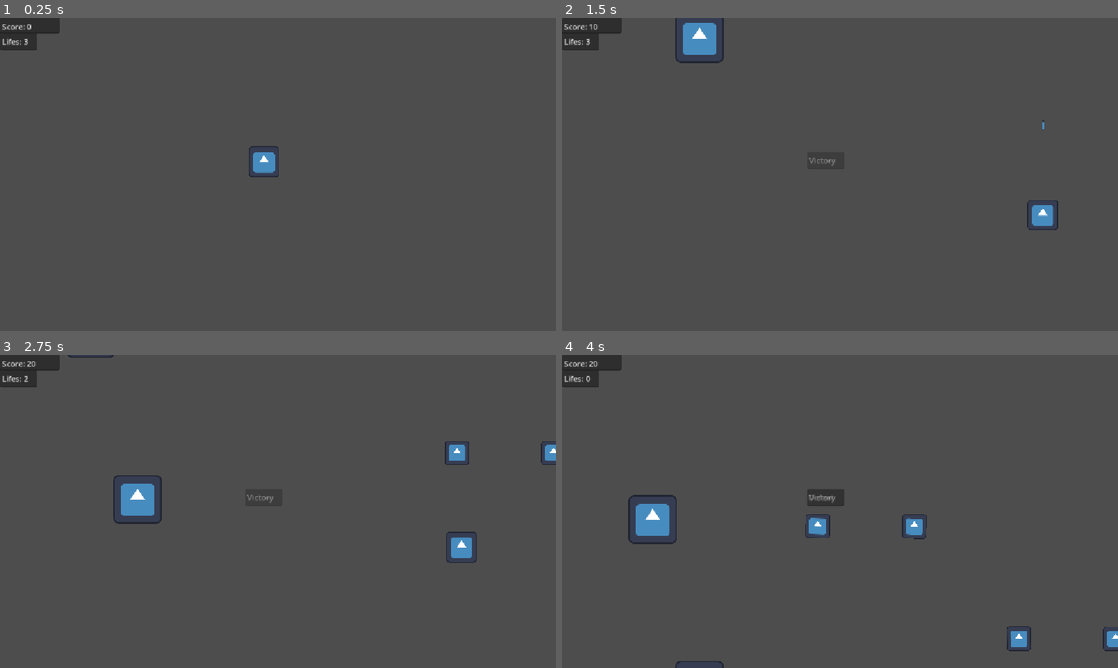
Above: before the commit, frames 1-4 (two rows, left to right).
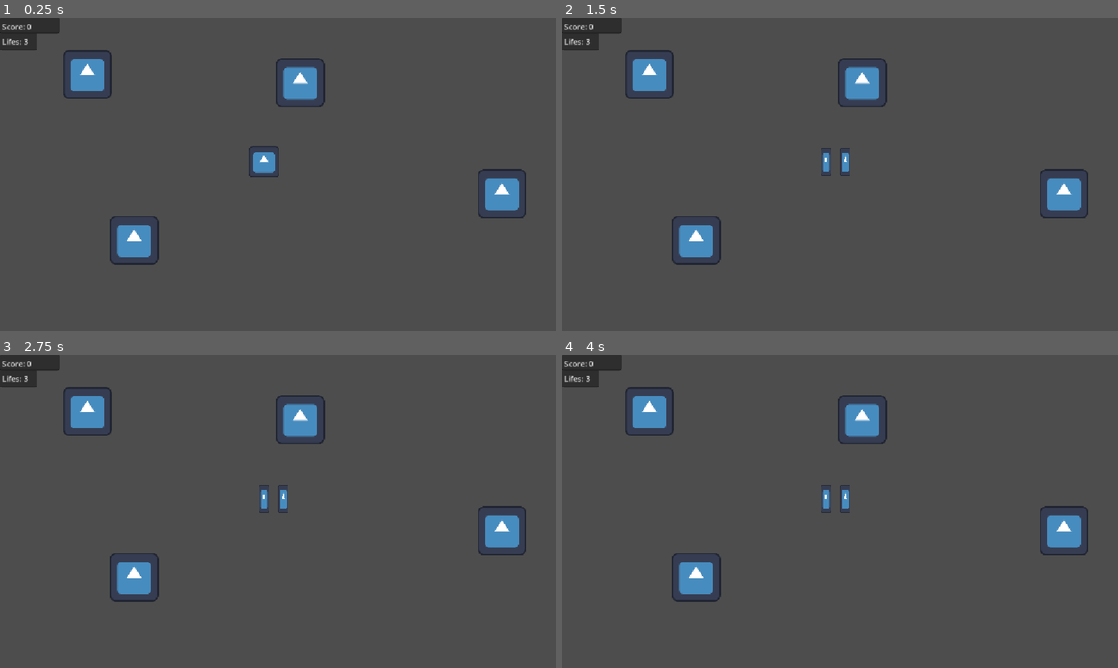
Above: after the commit, the same moments.

Repository: emilioperez-hub/AsteroidGDs
Game: Godot game, scene res://Main scene.tscn
Same seed, same stepped clock (60 frames per second), same inputs: the game is played once before the commit and once after it. The engine's default icon, where the game draws it, is replaced by a stand-in: a white triangle on a blue panel in a dark square.
Inputs:
- Up to frame 1 (0.25 s): no input
- Up to frame 2 (1.5 s): tap Enter at 0.5 s; hold D (Right) 0.53-1.28 s; tap Space (Shoot) at 0.6, 1.35 s; hold S (Down) from 1.28 s (still down)
- Up to frame 3 (2.75 s): release S (Down) at 2.03 s; hold D (Right) from 2.03 s (still down); tap Space (Shoot) at 2.1 s
- Up to frame 4 (4 s): release D (Right) at 2.78 s; hold W (Up) 2.78-3.53 s; tap Space (Shoot) at 2.85, 3.6 s; hold A (Left) from 3.53 s (still down)

The runs differ from the first frame. In frame 1, 3.2% of the frame differs, in the area x 11-95%, y 10-79%; in frame 2, 4.5%; in frame 3, 4.9%; in frame 4, 5.3%, in the area x 4-100%, y 2-100%.
Error after the commit: Invalid assignment of property or key 'linear_velocity' with value of type 'Vector2' on a base object of type 'Node2D'. (res://Ship.gd:69)

Commit message:
ya hay un piercing bullet

Diff:
--- /dev/null
+++ b/A_Bullet.gd
@@ -0,0 +1,32 @@
+@abstract class_name ABullet extends RigidBody2D
+
+@export_subgroup("Bullet Base")
+@export_range(0,5) var life_time : float = 1.5
+@export_range(500,1000) var speed : float = 650
+func _init() -> void:
+	body_entered.connect(handle_asteroid_damage)
+	pass
+# Called when the node enters the scene tree for the first time.
+
+@abstract func on_asteroid_collision(asteroid : A_Asteroid)
+func handle_asteroid_damage(other : RigidBody2D) -> void:
+	if !(other is A_Asteroid): return
+	(other as A_Asteroid).take_dmg()
+	on_asteroid_collision(other as A_Asteroid)
+	pass
+
+# Called every frame. 'delta' is the elapsed time since the previous frame.
+func _process(delta: float) -> void:
+	pass
+
+func _physics_process(delta: float) -> void:
+
+	life_time -= delta
+	if life_time <= 0: queue_free()
+	pass
+
+func dmg_asteroid(other : RigidBody2D) -> void:
+	if !(other is A_Asteroid): return
+	(other as A_Asteroid).take_dmg()
+	queue_free()
+	pass
--- a/Asteroid.tscn
+++ b/Asteroid.tscn
@@ -1,9 +1,9 @@
-[gd_scene format=3 uid="uid://cq8i3i0shgvjj"]
+[gd_scene load_steps=3 format=3 uid="uid://cq8i3i0shgvjj"]
 
 [ext_resource type="Script" uid="uid://ba8bguht4tnk5" path="res://asteroid.gd" id="1_l7pm1"]
 [ext_resource type="Texture2D" uid="uid://dqvvj7sie6oxg" path="res://icon.svg" id="2_n00aa"]
 
-[node name="Asteroid" type="RigidBody2D" unique_id=1443438254]
+[node name="Asteroid" type="RigidBody2D"]
 collision_layer = 4
 collision_mask = 3
 gravity_scale = 0.11
@@ -11,11 +11,11 @@
 max_contacts_reported = 1
 script = ExtResource("1_l7pm1")
 
-[node name="CollisionShape2D" type="CollisionPolygon2D" parent="." unique_id=347172099]
+[node name="CollisionShape2D" type="CollisionPolygon2D" parent="."]
 position = Vector2(14.993319, 22.087284)
 scale = Vector2(7.342618, 6.9779778)
 polygon = PackedVector2Array(-7.489606, -10.044067, 3.5418813, -10.044067, 4.49522, -9.040912, 4.9037933, 2.423727, 3.950455, 3.8568072, -7.489606, 3.8568072, -8.579136, 2.5670352, -8.715327, -9.184219)
 
-[node name="Sprite2D" type="Sprite2D" parent="." unique_id=1019079956]
+[node name="Sprite2D" type="Sprite2D" parent="."]
 scale = Vector2(0.7890625, 0.7890625)
 texture = ExtResource("2_n00aa")
--- a/Bullet.tscn
+++ b/Bullet.tscn
@@ -1,9 +1,9 @@
-[gd_scene format=3 uid="uid://dhy7cwe50334r"]
+[gd_scene load_steps=3 format=3 uid="uid://dhy7cwe50334r"]
 
 [ext_resource type="Script" uid="uid://dwpw2j4c86adf" path="res://bullet.gd" id="1_4s4u5"]
 [ext_resource type="Texture2D" uid="uid://dqvvj7sie6oxg" path="res://icon.svg" id="1_ayd6b"]
 
-[node name="Bullet" type="RigidBody2D" unique_id=621432341]
+[node name="Bullet" type="RigidBody2D"]
 collision_layer = 2
 collision_mask = 4
 gravity_scale = 0.0
@@ -11,10 +11,10 @@
 max_contacts_reported = 1
 script = ExtResource("1_4s4u5")
 
-[node name="CollisionShape2D" type="CollisionPolygon2D" parent="." unique_id=1519039435]
+[node name="CollisionShape2D" type="CollisionPolygon2D" parent="."]
 polygon = PackedVector2Array(-2, -10, 2, -10, 2, 10, -2, 10)
 
-[node name="Sprite2D" type="Sprite2D" parent="." unique_id=662281483]
+[node name="Sprite2D" type="Sprite2D" parent="."]
 position = Vector2(-9.536743e-07, 4.7683716e-07)
 scale = Vector2(0.03710938, 0.16210938)
 texture = ExtResource("1_ayd6b")
--- a/Main scene.tscn
+++ b/Main scene.tscn
@@ -6,43 +6,47 @@
 [ext_resource type="PackedScene" uid="uid://cq8i3i0shgvjj" path="res://Asteroid.tscn" id="4_yui23"]
 [ext_resource type="Script" uid="uid://c3ldpypptwr6l" path="res://UpdateUI.gd" id="5_yui23"]
 
-[node name="Main" type="Node2D" unique_id=1761369529]
+[node name="Main" type="Node2D"]
 script = ExtResource("1_tphip")
 
-[node name="Nave" parent="." unique_id=1707135784 instance=ExtResource("2_7qccc")]
+[node name="Nave" parent="." instance=ExtResource("2_7qccc")]
 position = Vector2(547, 298)
 collision_mask = 253
 
-[node name="Asteroid" parent="." unique_id=1443438254 instance=ExtResource("4_yui23")]
-position = Vector2(1047, -168)
+[node name="Asteroid" parent="." instance=ExtResource("4_yui23")]
+position = Vector2(1040, 364)
 mass = 1000.0
+gravity_scale = 0.0
 
-[node name="Asteroid2" parent="." unique_id=582548673 instance=ExtResource("4_yui23")]
-position = Vector2(285, -72)
+[node name="Asteroid2" parent="." instance=ExtResource("4_yui23")]
+position = Vector2(278, 460)
 mass = 1000.0
+gravity_scale = 0.0
 
-[node name="Asteroid3" parent="." unique_id=1507153879 instance=ExtResource("4_yui23")]
-position = Vector2(629, -398)
+[node name="Asteroid3" parent="." instance=ExtResource("4_yui23")]
+position = Vector2(622, 134)
 mass = 1000.0
+gravity_scale = 0.0
 
-[node name="Asteroid4" parent="." unique_id=903101763 instance=ExtResource("4_yui23")]
-position = Vector2(188, -415)
+[node name="Asteroid4" parent="." instance=ExtResource("4_yui23")]
+position = Vector2(181, 117)
 mass = 1000.0
+gravity_scale = 0.0
 script = ExtResource("4_ec7p0")
 
-[node name="UI" type="Node" parent="." unique_id=1655044969 node_paths=PackedStringArray("ScoreDisplay", "HPDisplay", "VictoryDisplay", "DefeatDisplay")]
+[node name="UI" type="Node" parent="." node_paths=PackedStringArray("ScoreDisplay", "HPDisplay", "VictoryDisplay", "DefeatDisplay")]
 script = ExtResource("5_yui23")
 ScoreDisplay = NodePath("Score Display")
 HPDisplay = NodePath("HP Display")
 VictoryDisplay = NodePath("Victory Display")
 DefeatDisplay = NodePath("Defeat Display")
 
-[node name="Score Display" type="TextEdit" parent="UI" unique_id=2034613106]
+[node name="Score Display" type="TextEdit" parent="UI"]
 offset_right = 124.0
 offset_bottom = 32.0
 text = "Score:"
 
-[node name="HP Display" type="TextEdit" parent="UI" unique_id=2084832275]
+[node name="HP Display" type="TextEdit" parent="UI"]
 anchors_preset = -1
 anchor_top = 0.048
 anchor_right = 0.067
@@ -52,7 +56,7 @@
 offset_bottom = 0.2559967
 text = "Hp:"
 
-[node name="Defeat Display" type="TextEdit" parent="UI" unique_id=358715215]
+[node name="Defeat Display" type="TextEdit" parent="UI"]
 visible = false
 anchors_preset = -1
 anchor_top = 0.048
@@ -65,7 +69,7 @@
 text = "Defeat"
 editable = false
 
-[node name="Victory Display" type="TextEdit" parent="UI" unique_id=1404396819]
+[node name="Victory Display" type="TextEdit" parent="UI"]
 visible = false
 anchors_preset = -1
 anchor_top = 0.048
--- /dev/null
+++ b/Piercing Bullet.tscn
@@ -0,0 +1,19 @@
+[gd_scene load_steps=3 format=3 uid="uid://c0kpxk22utkf0"]
+
+[ext_resource type="Script" uid="uid://b3pdgejyqyvik" path="res://piercing_bullet.gd" id="1_cm58g"]
+[ext_resource type="Texture2D" uid="uid://dqvvj7sie6oxg" path="res://icon.svg" id="1_hxft5"]
+
+[node name="PiercingBullet" type="Node2D"]
+script = ExtResource("1_cm58g")
+
+[node name="Sprite2D" type="Sprite2D" parent="."]
+position = Vector2(-3.8146973e-06, 0)
+scale = Vector2(0.1640625, 0.4609375)
+texture = ExtResource("1_hxft5")
+
+[node name="Area2D" type="Area2D" parent="."]
+
+[node name="CollisionPolygon2D" type="CollisionPolygon2D" parent="Area2D"]
+position = Vector2(0, 10)
+scale = Vector2(1.5909091, 5.8125)
+polygon = PackedVector2Array(-5.657143, -6.709678, 5.657143, -6.709678, 5.528573, 3.2150536, -5.785713, 3.2150536)
--- a/Ship.gd
+++ b/Ship.gd
@@ -1,23 +1,25 @@
 class_name Ship extends RigidBody2D
 
 @export_range(1, 5) var hitPoints = 3
-#los layers son los que mencionan a un objeto en especifico como funcionar, es decir que el 1 es la nave, el 2 es la bala y el 3 el asteroide
-#las mascaras son con quienes quieres interactuar, la nave quiere con el asteroide así que solo 3, pero el asteroide con la bala y la nave asi que es 1 y 2
+
 @export_range(200,800, 5) var speed : float = 600
 
 @export_category("Shooting")
-@export var bullet: PackedScene #export es como el serializefield
-@export var pivot: Node2D
+@export var bullet: PackedScene
+
+@onready var sprite_visual: Sprite2D = $Sprite2D
+@onready var pivot: Node2D = $Sprite2D
 
 var initPos = Vector2.ZERO
 var iFrames = 0
-# start
+var scene : Node2D
+
 func _ready() -> void:
 	initPos = global_position
+	scene = get_parent()
 	pass
 
-#Update
-func _process(delta: float) -> void:
+func _physics_process(delta: float) -> void:
 	if global_position.x >= 1152 - 28:
 		global_position.x = 0 + 30
 	if global_position.x <= 0 + 28:
@@ -26,9 +28,6 @@
 		global_position.y = 0 + 30
 	if global_position.y <= 0 + 28:
 		global_position.y = 648 - 30
-	pass
-	#fixed update
-func _physics_process(delta: float) -> void:
 
 	if iFrames > 0:
 		contact_monitor = false
@@ -44,21 +43,29 @@
 	pass
 
 func _take_dmg() -> void:
-	hitPoints-=1
-	iFrames = 10
-	GameManager.HP -= 1
+	if iFrames > 0: return
+	despawn()
 	if hitPoints == 0:
 		print_debug("Ship Destroyed")
 		queue_free()
 
+	pass
+
+func despawn() -> void:
+	get_parent().remove_child(self)
+	pass
+
+func respawn() -> void:
+	hitPoints-=1
 	teleport(initPos)
+	linear_velocity = Vector2.ZERO
+	iFrames = 10
 	pass
 
 func _shoot() -> void:
-	var bulletobjt = (bullet.instantiate()) #as Bullet??????????
+	var bulletobjt = (bullet.instantiate())
 	get_parent().add_child(bulletobjt)
 	bulletobjt.global_position = pivot.global_position
-#aqui se le indica a la bala para donde ir
 	bulletobjt.linear_velocity = Vector2.UP * 1000
 	pass
 
--- a/Ship.tscn
+++ b/Ship.tscn
@@ -1,27 +1,26 @@
-[gd_scene format=3 uid="uid://b5655r4gpcoj1"]
+[gd_scene load_steps=4 format=3 uid="uid://b5655r4gpcoj1"]
 
 [ext_resource type="Texture2D" uid="uid://dqvvj7sie6oxg" path="res://icon.svg" id="1_l7t7u"]
 [ext_resource type="Script" uid="uid://ctnh1ss40felv" path="res://Ship.gd" id="1_ta373"]
-[ext_resource type="PackedScene" uid="uid://dhy7cwe50334r" path="res://Bullet.tscn" id="2_n06m3"]
+[ext_resource type="PackedScene" uid="uid://c0kpxk22utkf0" path="res://Piercing Bullet.tscn" id="2_oam5h"]
 
-[node name="Nave" type="RigidBody2D" unique_id=1707135784 node_paths=PackedStringArray("pivot")]
+[node name="Nave" type="RigidBody2D"]
 collision_mask = 4
 gravity_scale = 0.0
 lock_rotation = true
 contact_monitor = true
 max_contacts_reported = 1
 script = ExtResource("1_ta373")
-bullet = ExtResource("2_n06m3")
-pivot = NodePath("Pivot")
+bullet = ExtResource("2_oam5h")
 
-[node name="CollisionPolygon2D" type="CollisionPolygon2D" parent="." unique_id=208206914]
+[node name="CollisionPolygon2D" type="CollisionPolygon2D" parent="."]
 position = Vector2(22.408304, -6.447915)
 scale = Vector2(4.4764547, 4.9479165)
 polygon = PackedVector2Array(1.025744, 7.5684214, -11.260764, 7.5684214, -11.930937, 6.962105, -11.930937, -4.35579, -11, -5, 1, -5, 1.9193082, -4.1536846, 1.9193082, 6.76)
 
-[node name="Pivot" type="Node2D" parent="." unique_id=318504636]
+[node name="Pivot" type="Node2D" parent="."]
 
-[node name="Sprite2D" type="Sprite2D" parent="." unique_id=1963766003]
+[node name="Sprite2D" type="Sprite2D" parent="."]
 position = Vector2(0, 1.1920929e-07)
 scale = Vector2(0.5, 0.5)
 texture = ExtResource("1_l7t7u")
--- a/UpdateUI.gd
+++ b/UpdateUI.gd
@@ -11,7 +11,7 @@
 func _process(delta: float) -> void:
 	ScoreDisplay.text = "Score: "+ str(GameManager.score)
 	HPDisplay.text = "Lifes: "+ str(GameManager.HP)
-	if GameManager.score >= 10:
+	if GameManager.score >= 1200:
 		VictoryDisplay.visible = true
 	if GameManager.HP <= 0:
 		DefeatDisplay.visible = true
--- a/bullet.gd
+++ b/bullet.gd
@@ -1,18 +1,8 @@
-class_name Bullet extends RigidBody2D
+class_name Bullet extends ABullet
 
-var life_time:float = 1.5
 func _physics_process(delta: float) -> void:
-	life_time -= delta
-	if life_time <= 0: queue_free()
-	pass
-# Called when the node enters the scene tree for the first time.
-func _ready() -> void:
-	body_entered.connect(dmg_asteroid)
 	pass
 
-
-func dmg_asteroid(other : RigidBody2D) -> void:
-	if !(other is A_Asteroid): return
-	(other as A_Asteroid).take_dmg()
+func on_asteroid_collision(asteroid : A_Asteroid) -> void:
 	queue_free()
 	pass
--- /dev/null
+++ b/piercing_bullet.gd
@@ -0,0 +1,10 @@
+class_name PiercingBullet extends ABullet
+@export var piercing : int = 3
+
+func on_physics_process(delta:float) -> void:
+	pass
+
+func on_asteroid_collision(asteroid : A_Asteroid):
+	piercing -= 1
+	if piercing == 0: queue_free()
+	pass
--- a/project.godot
+++ b/project.godot
@@ -12,13 +12,17 @@
 
 config/name="Asteroids"
 run/main_scene="uid://bx03n0cta7hwt"
-config/features=PackedStringArray("4.7", "Forward Plus")
+config/features=PackedStringArray("4.5", "Forward Plus")
 config/icon="res://icon.svg"
 
 [display]
 
 window/stretch/mode="canvas_items"
 window/stretch/aspect="expand"
+
+[dotnet]
+
+project/assembly_name="Asteroids"
 
 [input]
 
Not shown, added: A_Bullet.gd.uid
Not shown: 1 places in Main scene.tscn that only renumber resources
Not shown, added: piercing_bullet.gd.uid
